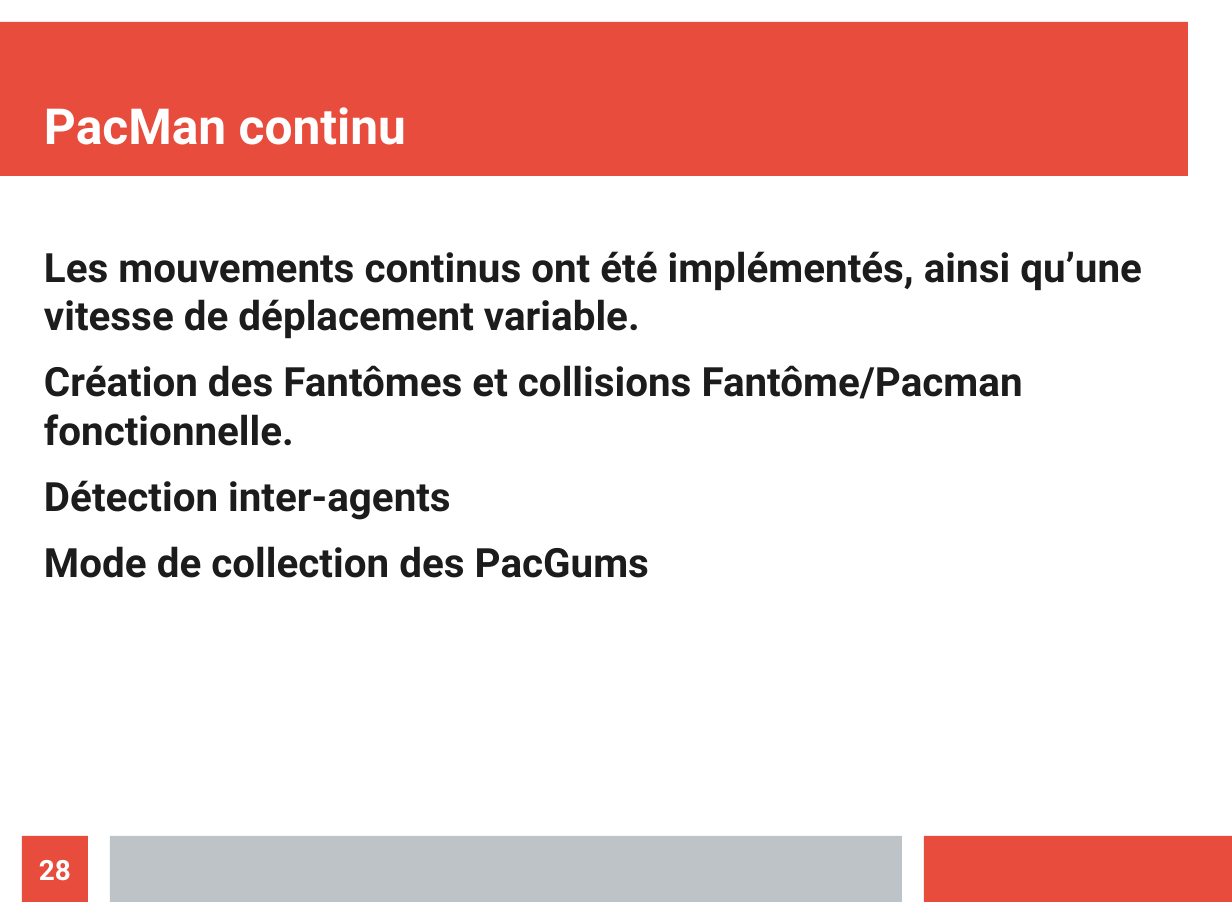
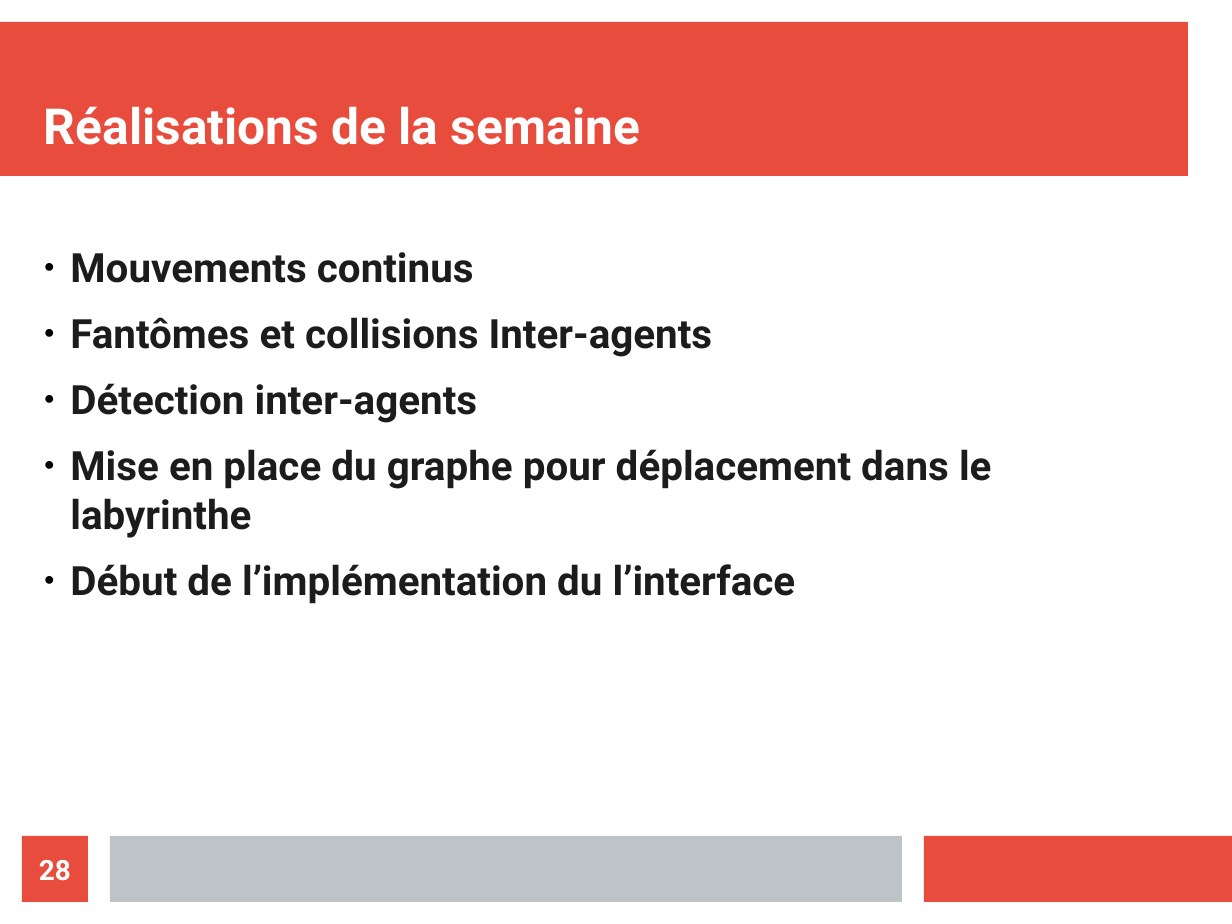
Before and after one commit to ValentinLebouvier/TAL2019, a slide deck: slide 28 of Comptes Rendus/CR.odp. Drawn at 1232x924 pixels with LibreOffice and Linux fonts; fonts in the diff are those of the drawing. Boxes give left, top, right and bottom in pixels: in the first picture for what was removed or moved away, otherwise in the second. Text is boxed around its words. In the diff, an @@ line names an element or a change of style, - is before the commit and + after.

```diff
--- a/Comptes Rendus/CR.odp
+++ b/Comptes Rendus/CR.odp
@@ title at bbox=[44, 106, 641, 145]: text changed @@
-PacMan continu
+Réalisations de la semaine
@@ text at bbox=[70, 252, 712, 357]: text changed @@
-Les mouvements continus ont été implémentés, ainsi qu’une vitesse de déplacement variable.
-Création des Fantômes et collisions Fantôme/Pacman fonctionnelle.
+● Mouvements continus
+● Fantômes et collisions Inter-agents
@@ text at bbox=[70, 383, 478, 423]: bullet none to ● @@
@@ text at bbox=[70, 449, 991, 604]: text changed @@
-Mode de collection des PacGums
+● Mise en place du graphe pour déplacement dans le labyrinthe
+● Début de l’implémentation du l’interface
```
Also in this commit, not shown: 3 other slides changed, 6 slides added, 11 other files.
